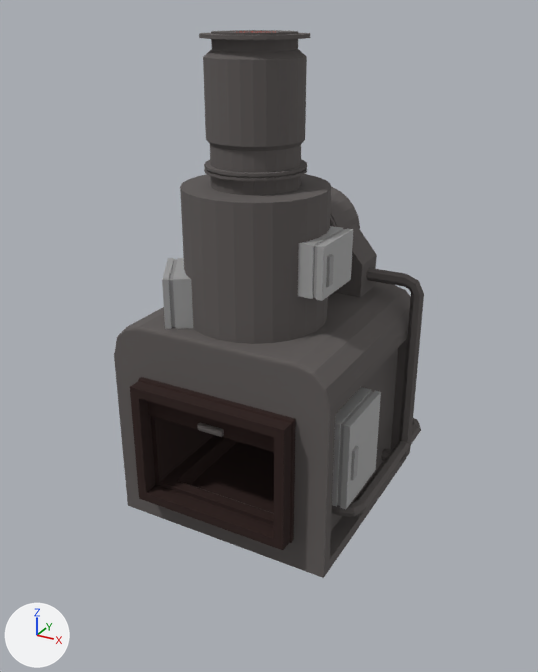
What one commit did to the OBJ model Assets/RecycleFactory/Buildings/Recyclers/incinerator.obj.
One viewpoint serves both versions: a 50 mm lens placed at (2.9, -5.38, 4.22), pointed at (0.0, -0.09, 1.58). The lights are fixed; the arrows at lower left show +X, +Y and +Z. Where no turn or scale is listed for an object, it has been applied to the vertices.
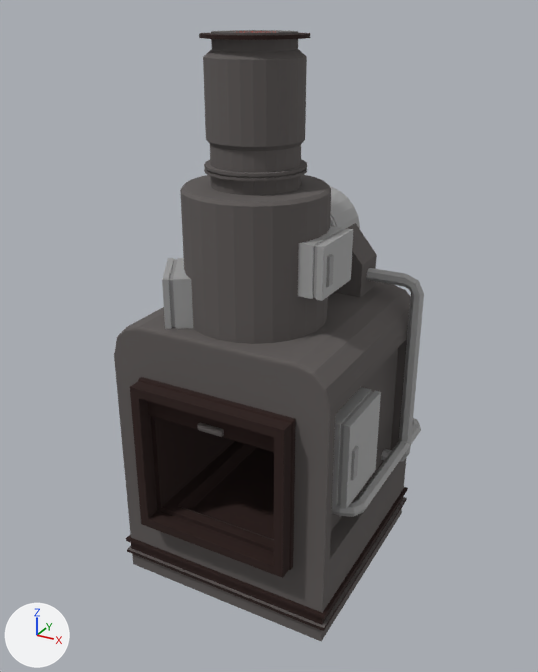
The newer file is also turned or shifted as a whole; pictures and numbers use the older file's frame.

Where the change shows, as pixel boxes (x1, y1, x2, y2) in the pictures (538 x 672 px):
'Cube.001', reshaped (21% taller): before (114, 282, 411, 578); after (114, 282, 411, 641)
'Cylinder.003', recoloured: (366, 268, 424, 462) in both
'Cylinder.002', recoloured: (332, 418, 421, 517) in both
part 1 of me_cube_001, built on: before (128, 459, 406, 578); after (126, 459, 408, 641)
part 2 of me_cylinder, recoloured: (330, 187, 360, 229) in both

The change, as a list of edits to the scene's bpy script:
```text
Change me_cube_001:
    used by ob_cube_001; location = (0.0, 0.0, 0.0)
    remove me_cube_001.from_pydata(...)  # 134 vertices, 127 faces; spans x -1.0..1.0, y -1.17..1.0, z 0.0..1.86
    add me_cube_001.from_pydata(...)  # 170 vertices, 163 faces; spans x -1.03..1.03, y -1.17..1.03, z -0.68..1.86
    me_cube_001 part 1: 34 vertices moved from x -1.0..1.0, y -1.17..1.0, z 0.0..0.37 to x -1.0..1.0, y -1.17..1.0, z -0.14..0.09; 36 vertices added at x -1.03..1.03, y -1.03..1.03, z -0.68..-0.37
Change me_cylinder:
    where me_cylinder.from_pydata(...)  # 338 vertices, 314 faces; spans x -0.435..0.435, y 0.14..0.955, z 1.892..2.768
    used by ob_cylinder; location = (0.0, 0.0, 0.0)
    me_cylinder part 2: 261 faces spanning x -0.435..0.435, y 0.14..0.955, z 1.892..2.768 switch from mat_material_003 (dark grey #605b59) to mat_material_005 (grey #a2a2a2)
Change me_cylinder_002:
    where me_cylinder_002.from_pydata(...)  # 70 vertices, 65 faces; spans x 0.37..1.13, y -0.62..1.15, z 0.32..0.44
    remove me_cylinder_002.materials.append(mat_material_003)  # dark grey #605b59
    add me_cylinder_002.materials.append(mat_material_005)  # grey #a2a2a2
Change me_cylinder_003:
    where me_cylinder_003.from_pydata(...)  # 56 vertices, 51 faces; spans x 0.56..1.13, y 0.62..0.74, z 0.13..2.08
    remove me_cylinder_003.materials.append(mat_material_003)  # dark grey #605b59
    add me_cylinder_003.materials.append(mat_material_005)  # grey #a2a2a2
```
